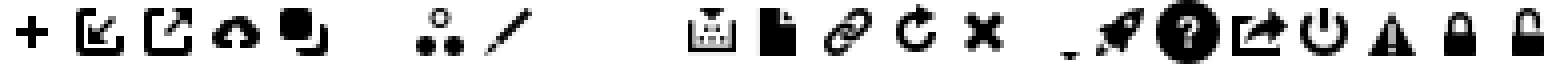
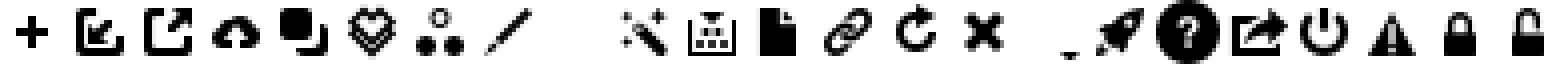
The second 1560x64 image is a revision of the first. Changes to its layers:
removed layer "Rectangle 3" from group "IconToolbarShare" over [1240, 16, 1280, 48]
removed layer "Shape 39" from group "IconToolbarShare" over [1244, 8, 1288, 44]
removed layer "Rectangle 2" from group "IconToolbarShare" over [1240, 16, 1280, 48]
added layer "Toolbar Icons" (1st of 7, in "IconToolbarShare") in group "IconToolbarShare" over [1228, 8, 1288, 56]
removed layer "Shape 24" from group "IconToolbarRebuild" over [688, 8, 736, 56]
added layer "Toolbar Icons" (2nd of 7, in "IconToolbarRebuild") in group "IconToolbarRebuild" over [688, 8, 736, 56]
added group "IconToolbarExperience" with 1 layers above "IconToolbarWizard" over [348, 4, 396, 60]
added layer "Toolbar Icons" (3rd of 7, in "IconToolbarExperience") in group "IconToolbarExperience" over [348, 4, 396, 60]
added group "IconToolbarWizard" with 1 layers above "IconToolbarEdit" over [620, 8, 668, 56]
added layer "Toolbar Icons" (4th of 7, in "IconToolbarWizard") in group "IconToolbarWizard" over [620, 8, 668, 56]
removed layer "Rounded Rectangle 4" from group "IconToolbarClone" over [280, 8, 312, 40]
removed layer "Rounded Rectangle 4 copy" from group "IconToolbarClone" over [296, 24, 328, 56]
added layer "Toolbar Icons" (5th of 7, in "IconToolbarClone") in group "IconToolbarClone" over [280, 8, 328, 56]
removed layer "Shape 10" (1st of 2, in "IconToolbarExport") from group "IconToolbarExport" over [164, 8, 192, 36]
removed layer "Rounded Rectangle 3" (1st of 2, in "IconToolbarExport") from group "IconToolbarExport" over [144, 8, 192, 56]
added layer "Toolbar Icons" (6th of 7, in "IconToolbarExport") in group "IconToolbarExport" over [144, 8, 192, 56]
removed layer "Rounded Rectangle 3" (2nd of 2, in "IconToolbarImport") from group "IconToolbarImport" over [76, 8, 124, 56]
added layer "Toolbar Icons" (7th of 7, in "IconToolbarImport") in group "IconToolbarImport" over [76, 8, 124, 56]
…and 1 more changes (1 removed)
